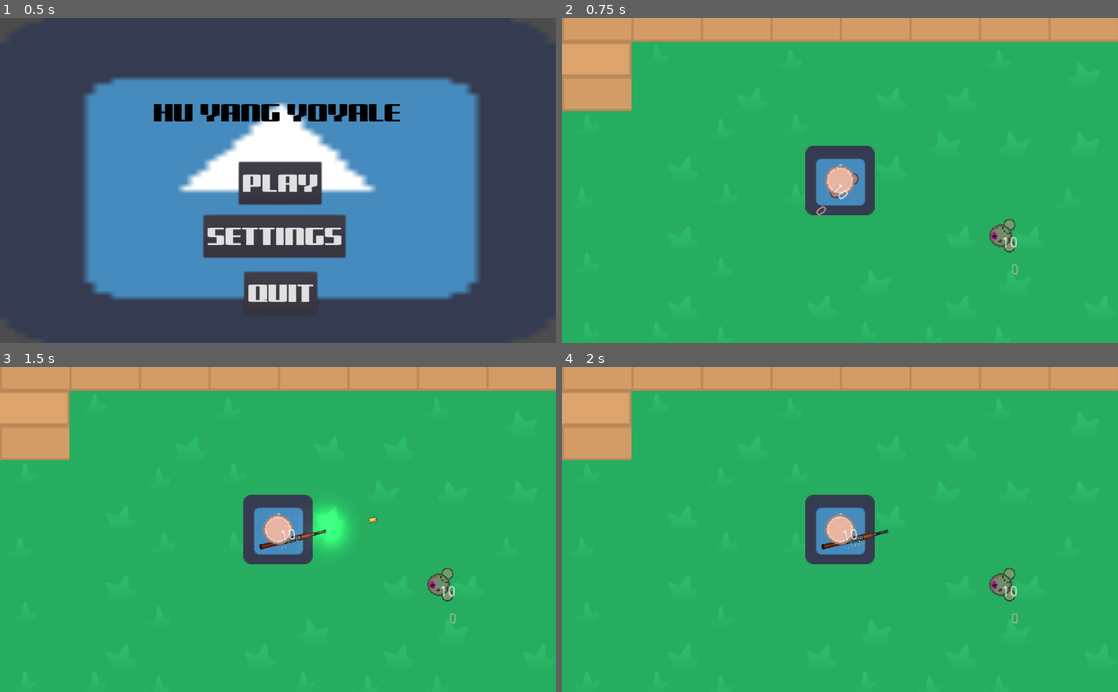
Above: before the commit, frames 1-4 (two rows, left to right).
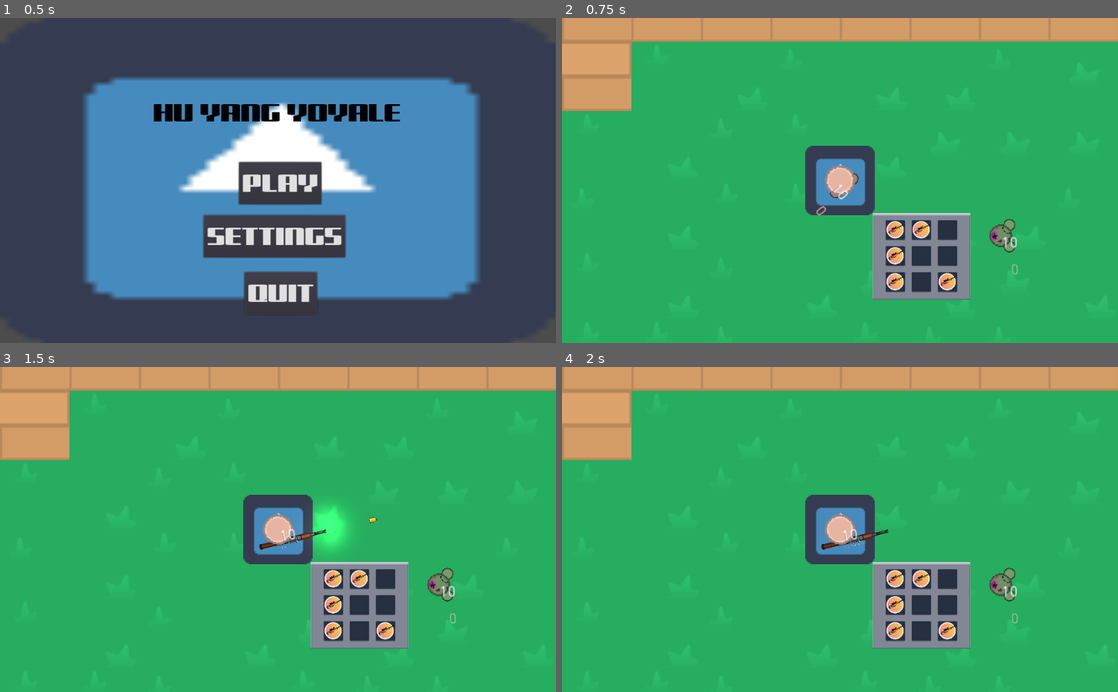
Above: after the commit, the same moments.

Repository: Panda248/Hu-Yang-Yoyale
Game: Godot game, scene res://MainMenu.tscn
Same seed, same stepped clock (60 frames per second), same inputs: the game is played once before the commit and once after it. The engine's default icon, where the game draws it, is replaced by a stand-in: a white triangle on a blue panel in a dark square.
Inputs (mouse positions are in pixels of both pictures, inside the frame that each line leads up to):
- Up to frame 1 (0.5 s): no input
- Up to frame 2 (0.75 s): click "PLAY" at 0.5 s
- Up to frame 3 (1.5 s): tap Enter at 1.25 s; move the mouse to (400, 513) at 1.27 s; hold E (game_switch_weapon_right) from 1.28 s (still down); tap F (game_interact) at 1.35 s; click (400, 513) at 1.42 s
- Up to frame 4 (2 s): keep holding E (game_switch_weapon_right)

Frame 1 is identical in both runs. In frame 2, 4.7% of the frame differs, in the area x 55-74%, y 60-87%; in frame 3, 4.7%; in frame 4, 4.7%.

Commit message:
pls dont break

Diff:
--- a/Inventory.gd
+++ b/Inventory.gd
@@ -8,6 +8,10 @@
 	for inv_slot in inventory_slots.get_children():
 		inv_slot.connect("gui_input", self, "slot_gui_input", [inv_slot])
 
+
+func _process(delta):
+	position = get_tree().current_scene.get_node("Player").position
+	position += Vector2(30, 30)
 
 func slot_gui_input(event: InputEvent, slot: SlotClass):
 	if event is InputEventMouseButton:
--- a/Inventory.tscn
+++ b/Inventory.tscn
@@ -5,46 +5,103 @@
 [ext_resource path="res://Slot.gd" type="Script" id=3]
 [ext_resource path="res://Inventory.gd" type="Script" id=4]
 
-[sub_resource type="StyleBoxTexture" id=1]
+[sub_resource type="StyleBoxTexture" id=4]
 texture = ExtResource( 1 )
 region_rect = Rect2( 0, 0, 90, 90 )
 
 [node name="Inventory" type="Node2D"]
+z_index = 1
 script = ExtResource( 4 )
 
 [node name="Background" type="TextureRect" parent="."]
 margin_right = 300.0
 margin_bottom = 100.0
+rect_scale = Vector2( 0.3, 0.8 )
 texture = ExtResource( 2 )
+stretch_mode = 1
 
-[node name="Slots" type="GridContainer" parent="."]
+[node name="GridContainer" type="GridContainer" parent="."]
 margin_left = 11.0
 margin_top = 6.0
-margin_right = 289.0
-margin_bottom = 96.0
+margin_right = 79.0
+margin_bottom = 74.0
+custom_constants/vseparation = 4
+custom_constants/hseparation = 4
 columns = 3
 
-[node name="Panel" type="Panel" parent="Slots"]
-margin_right = 90.0
-margin_bottom = 90.0
-rect_min_size = Vector2( 90, 90 )
-custom_styles/panel = SubResource( 1 )
+[node name="Panel" type="Panel" parent="GridContainer"]
+margin_right = 20.0
+margin_bottom = 20.0
+rect_min_size = Vector2( 20, 20 )
+size_flags_horizontal = 6
+size_flags_vertical = 6
+custom_styles/panel = SubResource( 4 )
 script = ExtResource( 3 )
 
-[node name="Panel2" type="Panel" parent="Slots"]
-margin_left = 94.0
-margin_right = 184.0
-margin_bottom = 90.0
-rect_min_size = Vector2( 90, 90 )
-rect_pivot_offset = Vector2( -33, -95 )
-custom_styles/panel = SubResource( 1 )
+[node name="Panel2" type="Panel" parent="GridContainer"]
+margin_left = 24.0
+margin_right = 44.0
+margin_bottom = 20.0
+rect_min_size = Vector2( 20, 20 )
+custom_styles/panel = SubResource( 4 )
 script = ExtResource( 3 )
 
-[node name="Panel3" type="Panel" parent="Slots"]
-margin_left = 188.0
-margin_right = 278.0
-margin_bottom = 90.0
-rect_min_size = Vector2( 90, 90 )
-rect_pivot_offset = Vector2( -33, -95 )
-custom_styles/panel = SubResource( 1 )
+[node name="Panel3" type="Panel" parent="GridContainer"]
+margin_left = 48.0
+margin_right = 68.0
+margin_bottom = 20.0
+rect_min_size = Vector2( 20, 20 )
+custom_styles/panel = SubResource( 4 )
 script = ExtResource( 3 )
+
+[node name="Panel4" type="Panel" parent="GridContainer"]
+margin_top = 24.0
+margin_right = 20.0
+margin_bottom = 44.0
+rect_min_size = Vector2( 20, 20 )
+custom_styles/panel = SubResource( 4 )
+script = ExtResource( 3 )
+
+[node name="Panel5" type="Panel" parent="GridContainer"]
+margin_left = 24.0
+margin_top = 24.0
+margin_right = 44.0
+margin_bottom = 44.0
+rect_min_size = Vector2( 20, 20 )
+custom_styles/panel = SubResource( 4 )
+script = ExtResource( 3 )
+
+[node name="Panel6" type="Panel" parent="GridContainer"]
+margin_left = 48.0
+margin_top = 24.0
+margin_right = 68.0
+margin_bottom = 44.0
+rect_min_size = Vector2( 20, 20 )
+custom_styles/panel = SubResource( 4 )
+script = ExtResource( 3 )
+
+[node name="Panel7" type="Panel" parent="GridContainer"]
+margin_top = 48.0
+margin_right = 20.0
+margin_bottom = 68.0
+rect_min_size = Vector2( 20, 20 )
+custom_styles/panel = SubResource( 4 )
+script = ExtResource( 3 )
+
+[node name="Panel8" type="Panel" parent="GridContainer"]
+margin_left = 24.0
+margin_top = 48.0
+margin_right = 44.0
+margin_bottom = 68.0
+rect_min_size = Vector2( 20, 20 )
+custom_styles/panel = SubResource( 4 )
+script = ExtResource( 3 )
+
+[node name="Panel9" type="Panel" parent="GridContainer"]
+margin_left = 48.0
+margin_top = 48.0
+margin_right = 68.0
+margin_bottom = 68.0
+rect_min_size = Vector2( 20, 20 )
+custom_styles/panel = SubResource( 4 )
+script = ExtResource( 3 )
--- a/Item.tscn
+++ b/Item.tscn
@@ -1,7 +1,7 @@
 [gd_scene load_steps=4 format=2]
 
 [ext_resource path="res://scripts/Item.gd" type="Script" id=1]
-[ext_resource path="res://res/exported/sprites/Bullet.png" type="Texture" id=2]
+[ext_resource path="res://res/exported/sprites/awp.png" type="Texture" id=2]
 
 [sub_resource type="CircleShape2D" id=1]
 radius = 18.0278
@@ -12,9 +12,9 @@
 [node name="TextureRect" type="TextureRect" parent="."]
 margin_right = 40.0
 margin_bottom = 40.0
+rect_scale = Vector2( 0.15, 0.15 )
+texture = ExtResource( 2 )
 
 [node name="CollisionShape2D" type="CollisionShape2D" parent="."]
+visible = false
 shape = SubResource( 1 )
-
-[node name="Sprite" type="Sprite" parent="."]
-texture = ExtResource( 2 )
--- a/Slot.gd
+++ b/Slot.gd
@@ -4,9 +4,9 @@
 var item = null
 
 func _ready():
-	item = ItemClass.instance()
-	add_child(item)
-
+	if randi() % 2 == 0:
+		item = ItemClass.instance()
+		add_child(item)
 
 func _process(delta):
 	pass
@@ -19,6 +19,7 @@
 
 func add(new_item):
 	item = new_item
-	item.position = Vector2(0,0)
+	item.position = rect_position + ((rect_size)/2)
+	item.position.x += rect_size.x/4
 	var inventoryNode = find_parent("Inventory")
 	add_child(item)
--- a/World.tscn
+++ b/World.tscn
@@ -17,6 +17,7 @@
 [ext_resource path="res://scripts/DmgNumberManager.gd" type="Script" id=15]
 [ext_resource path="res://DamageNumber.tscn" type="PackedScene" id=16]
 [ext_resource path="res://Death.tscn" type="PackedScene" id=17]
+[ext_resource path="res://Inventory.tscn" type="PackedScene" id=18]
 
 [sub_resource type="OccluderPolygon2D" id=3]
 cull_mode = 2
@@ -185,3 +186,5 @@
 [node name="DmgNumberManager" type="Node2D" parent="."]
 script = ExtResource( 15 )
 DamageNumber = ExtResource( 16 )
+
+[node name="Inventory" parent="." instance=ExtResource( 18 )]
--- a/scripts/WeaponItem.gd
+++ b/scripts/WeaponItem.gd
@@ -19,7 +19,7 @@
 	var equipped = player.equipped.get_child(0)
 	if equipped.get_class() == weaponInstance.get_class():
 		return equipped
-	var weapons = player.weaponInstance.get_class()
+	var weapons = player.weapons.get_children()
 	for w in weapons:
 		if w.get_class() == weaponInstance.get_class():
 			return equipped
Not shown: 1 places in World.tscn that only renumber resources
